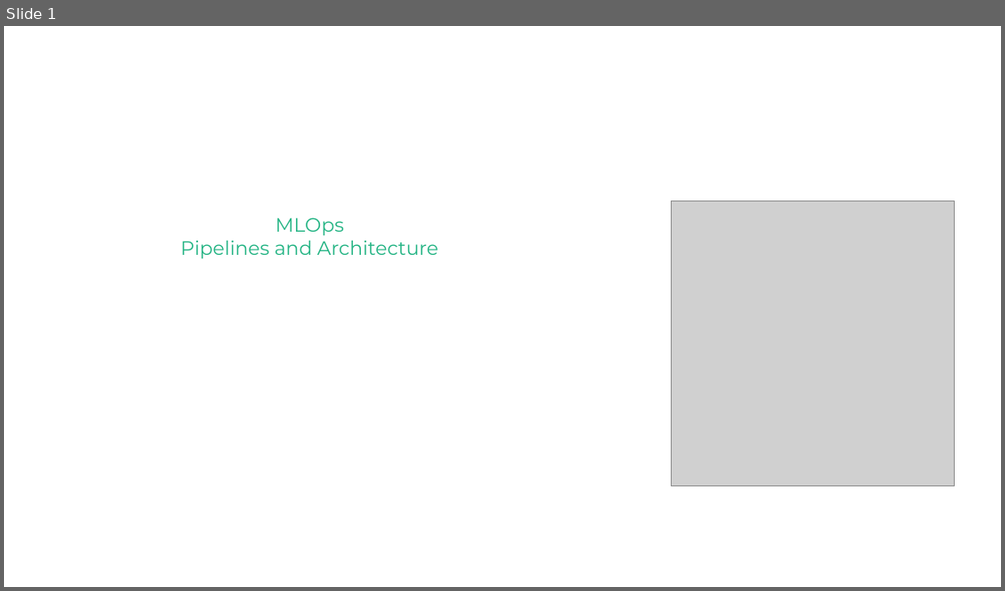
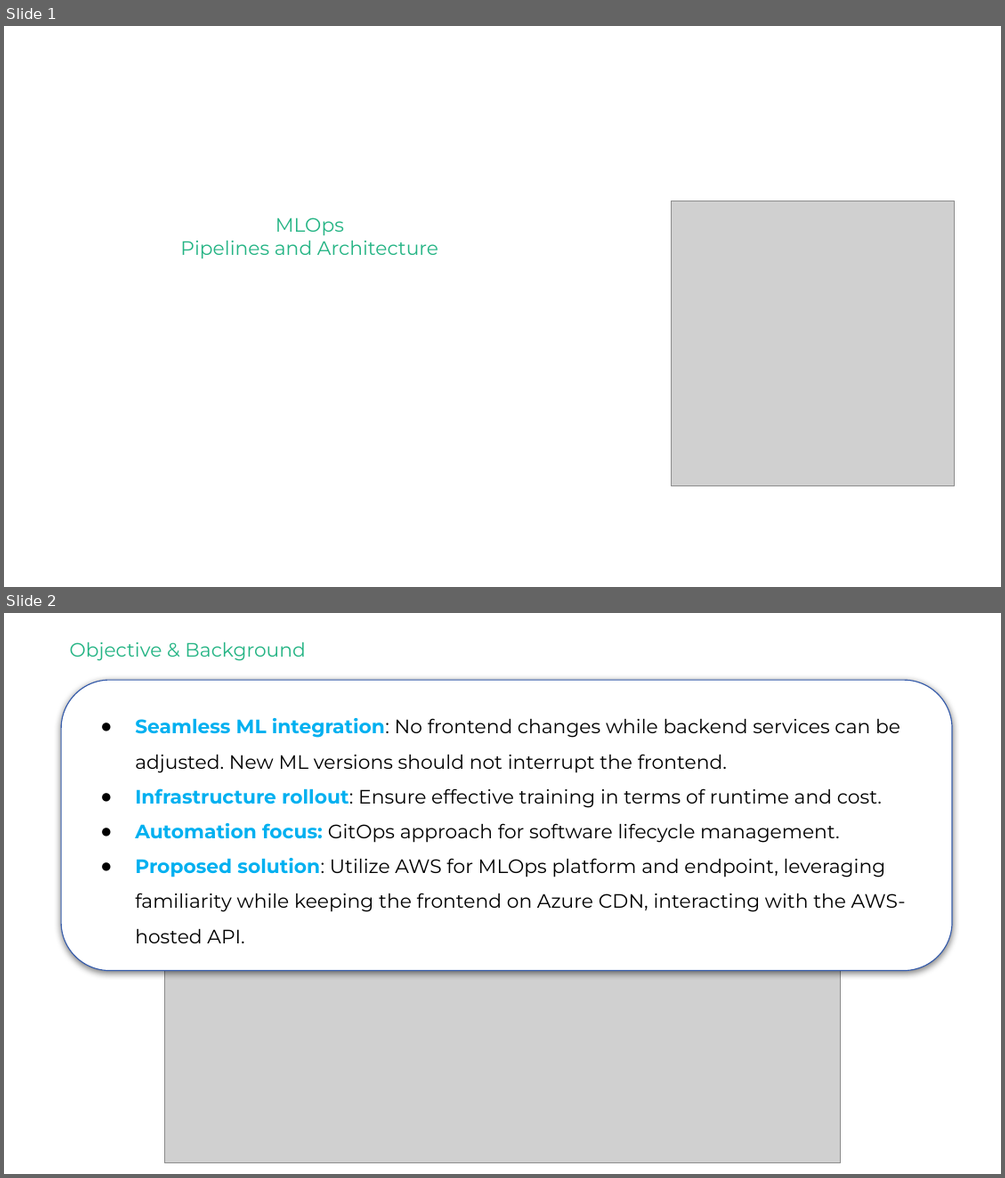
Before and after one commit to ChanCheeKean/MLOps_Pipelines, a slide deck: assets/MLops Deck.pptx. Shown one above the other, each under a label of ours: slide 1 before the commit, slides 1 and 2 after it. The pictures are 1005x591 and 1005x1178 pixels, drawn with LibreOffice and Linux fonts; fonts in the diff are those of the drawing; grey boxes stand for pictures; background and template pictures are left out. Boxes give left, top, right and bottom in pixels: in the first picture for what was removed or moved away, otherwise in the second. Text is boxed around its words. In the diff, an @@ line names an element or a change of style, - is before the commit and + after.

```diff
--- a/assets/MLops Deck.pptx
+++ b/assets/MLops Deck.pptx
@@ slide 2 added at <box>4,613,1001,1174</box>, background #FFFFFF @@
@@ text added at <box>70,642,305,661</box>, 14 pt, text gradient #24B484 to #223D7E @@
+Objective & Background
@@ rounded rectangle added at <box>61,680,952,970</box>, fill #FFFFFF, outline #355BAA 0.75 pt, 14 pt, text #000000 @@
+● Seamless ML integration: No frontend changes while backend services can be adjusted. New ML versions should not interrupt the frontend.
+● Infrastructure rollout: Ensure effective training in terms of runtime and cost.
+● Automation focus: GitOps approach for software lifecycle management.
+● Proposed solution: Utilize AWS for MLOps platform and endpoint, leveraging familiarity while keeping the frontend on Azure CDN, interacting with the AWS-hosted API.
@@ picture added at <box>164,960,840,1163</box> @@
```
Also in this commit, not shown: 4 slides changed, 2 other slides added, 1 slide removed, 4 other files.
